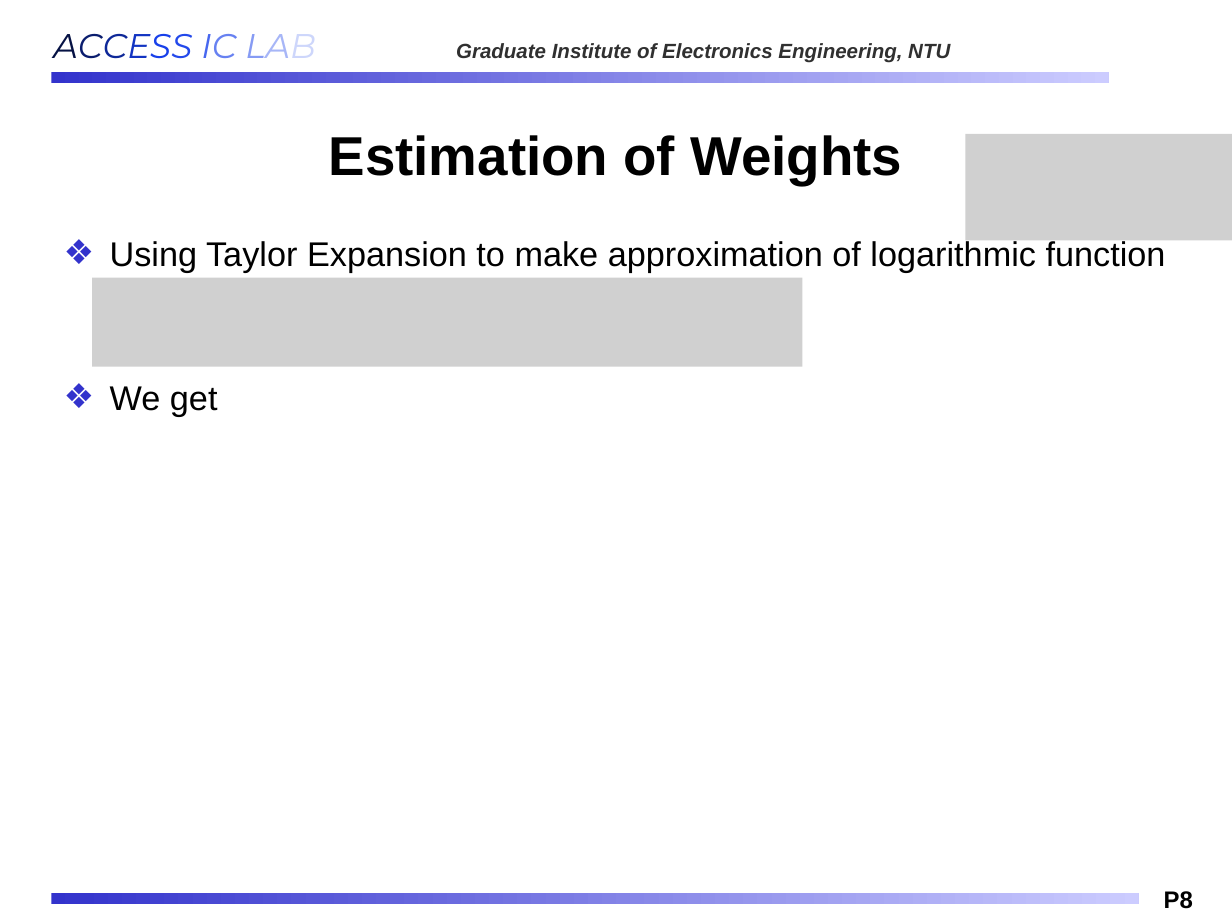
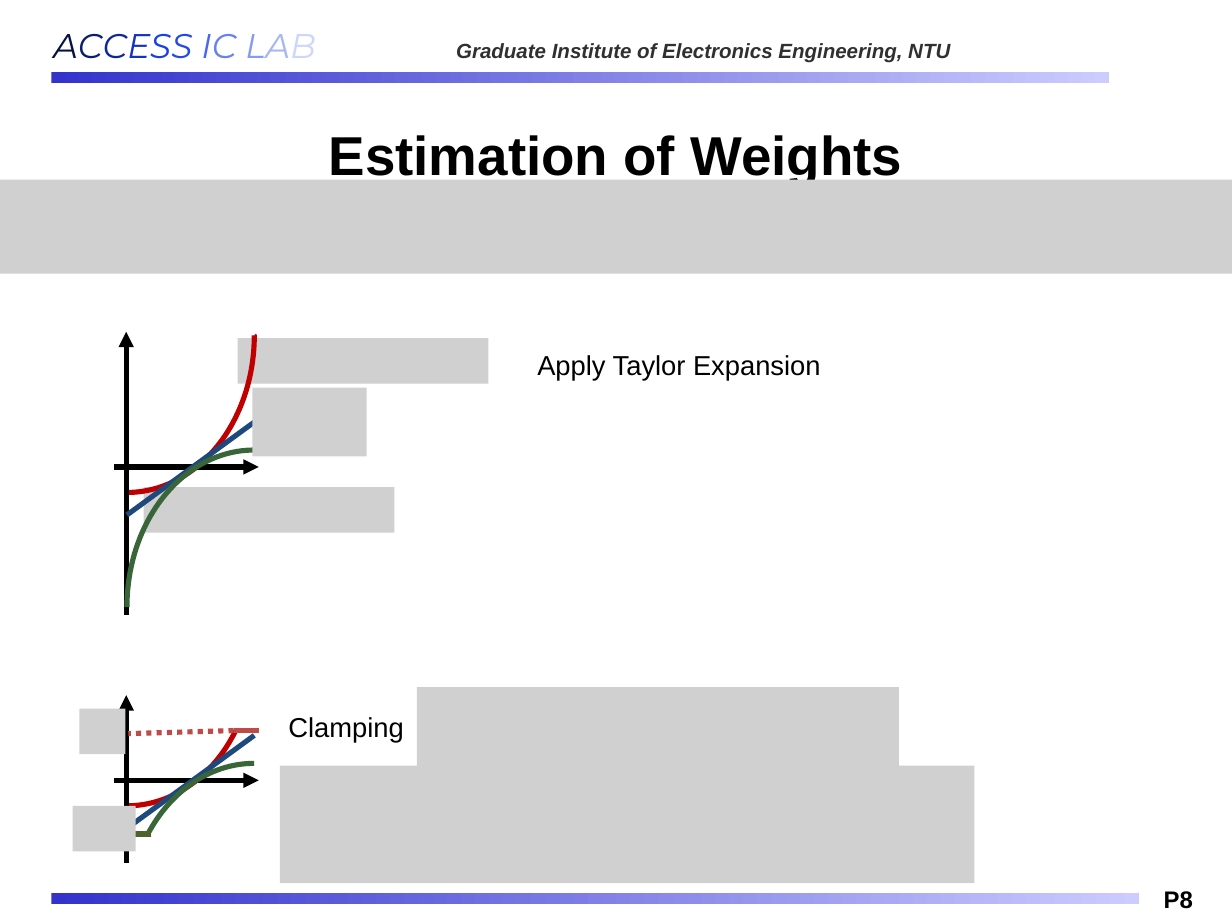
Before and after one commit to Oniontow/AndyWu_Project, a slide deck: slide 8 of ppt_mxic/MXIC_20260223.pptx. Drawn at 1232x924 pixels with LibreOffice and Linux fonts; fonts in the diff are those of the drawing; grey boxes stand for pictures; background and template pictures are left out. Boxes give left, top, right and bottom in pixels: in the first picture for what was removed or moved away, otherwise in the second. Text is boxed around its words. In the diff, an @@ line names an element or a change of style, - is before the commit and + after.

Commit message:
0213-2

```diff
--- a/ppt_mxic/MXIC_20260223.pptx
+++ b/ppt_mxic/MXIC_20260223.pptx
@@ picture removed at (965, 134, 1232, 241) @@
@@ picture added at (0, 180, 1232, 274) @@
@@ text removed at (110, 238, 1166, 416) @@
-❖ Using Taylor Expansion to make approximation of logarithmic function
-❖ We get
@@ picture removed at (92, 277, 803, 366) @@
@@ picture added at (238, 338, 489, 383) @@
@@ text added at (537, 355, 821, 381), 16 pt, text #000000 @@
+Apply Taylor Expansion
@@ picture added at (253, 388, 367, 457) @@
@@ group added at (0, 179, 381, 764): 2 arc (boxed as its full ellipse)s, 2 arrows, 1 line @@
@@ picture added at (144, 487, 395, 532) @@
@@ picture added at (416, 687, 898, 775) @@
@@ picture added at (79, 708, 124, 754) @@
@@ text added at (288, 717, 403, 742), 16 pt, text #000000 @@
+Clamping
@@ group added at (0, 492, 381, 924): 4 lines, 2 arc (boxed as its full ellipse)s, 2 arrows @@
@@ picture added at (280, 766, 975, 883) @@
@@ picture added at (73, 806, 136, 851) @@
```
